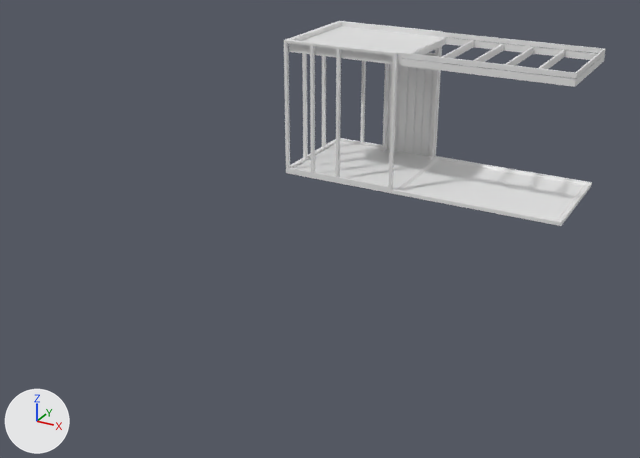
The Blender file Garden House.blend, before and after one commit.
Both versions are drawn from a 50 mm camera at (7.29, -14.71, 5.78) aimed at (1.3, -3.82, 0.34). The lights are fixed; the arrows at lower left show +X, +Y and +Z.

The first picture shows 'Door', 'New Ceiling', 'New Floor', 'New Structure', 'New Structure Ceiling', 'Old Floor', 'Old Structure Ceiling'.
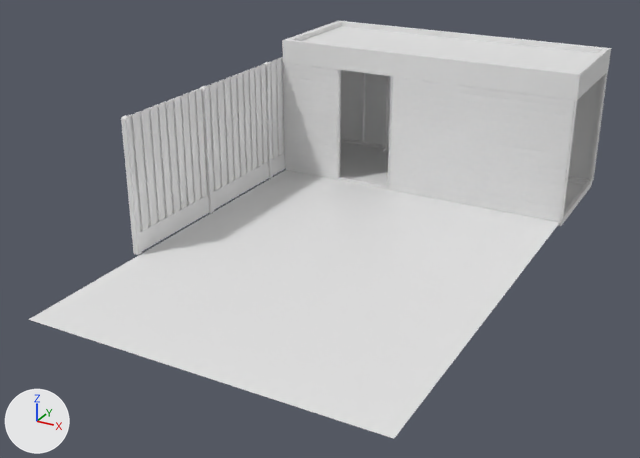
Commit message: fix: show everything by default

Pixel boxes [x1, y1, x2, y2] of what changed, in the pictures (640 x 458 px):
'Tiles', shown
    after: [28, 170, 560, 439]
'Old Cover', shown
    after: [388, 48, 611, 222]
'Fence', shown
    after: [121, 57, 285, 255]
'New Cover', shown
    after: [283, 62, 385, 180]
'Old Cover Top', shown
    after: [394, 31, 611, 100]
'Old Ceiling', shown
    after: [410, 37, 598, 72]
'New Cover Top', shown
    after: [282, 21, 437, 77]
'Old Structure', shown
    after: [396, 31, 610, 223]
'Old Floor', unchanged, covered by the edit
    before: [391, 156, 592, 226]
    after: [558, 180, 592, 226]
'Old Structure Ceiling', unchanged, covered by the edit
    before: [401, 32, 606, 87]
    after: [407, 32, 605, 73]
'New Structure', unchanged, covered by the edit
    before: [284, 21, 443, 190]
    after: [284, 21, 442, 189]
'Door', unchanged, covered by the edit
    before: [387, 60, 434, 156]
    after: [387, 76, 391, 150]

Diff of the bpy script that builds the scene:
```diff
--- a/Garden House.blend.py
+++ b/Garden House.blend.py
@@ ob_new_cover @@
 ob_new_cover.location = (0.0, 0.0, 0.0)
-ob_new_cover.hide_set(True)
@@ ob_new_cover_top @@
 ob_new_cover_top.location = (0.0, 0.0, 0.0)
-ob_new_cover_top.hide_set(True)
@@ ob_old_structure @@
 ob_old_structure.location = (0.0, 0.0, 0.0)
-ob_old_structure.hide_set(True)
@@ ob_old_cover_top @@
 ob_old_cover_top.location = (0.0, 0.0, 0.0)
-ob_old_cover_top.hide_set(True)
@@ ob_old_cover @@
 ob_old_cover.location = (0.0, 0.0, 0.0)
-ob_old_cover.hide_set(True)
@@ ob_old_ceiling @@
 ob_old_ceiling.location = (0.21, 0.0, 0.0)
-ob_old_ceiling.hide_set(True)
@@ ob_fence @@
 ob_fence.location = (0.0, 0.0, 0.0)
-ob_fence.hide_set(True)  # its collection is switched off
@@ ob_tiles @@
 ob_tiles.location = (0.0, 0.0, 0.0)
-ob_tiles.hide_set(True)  # its collection is switched off
```
